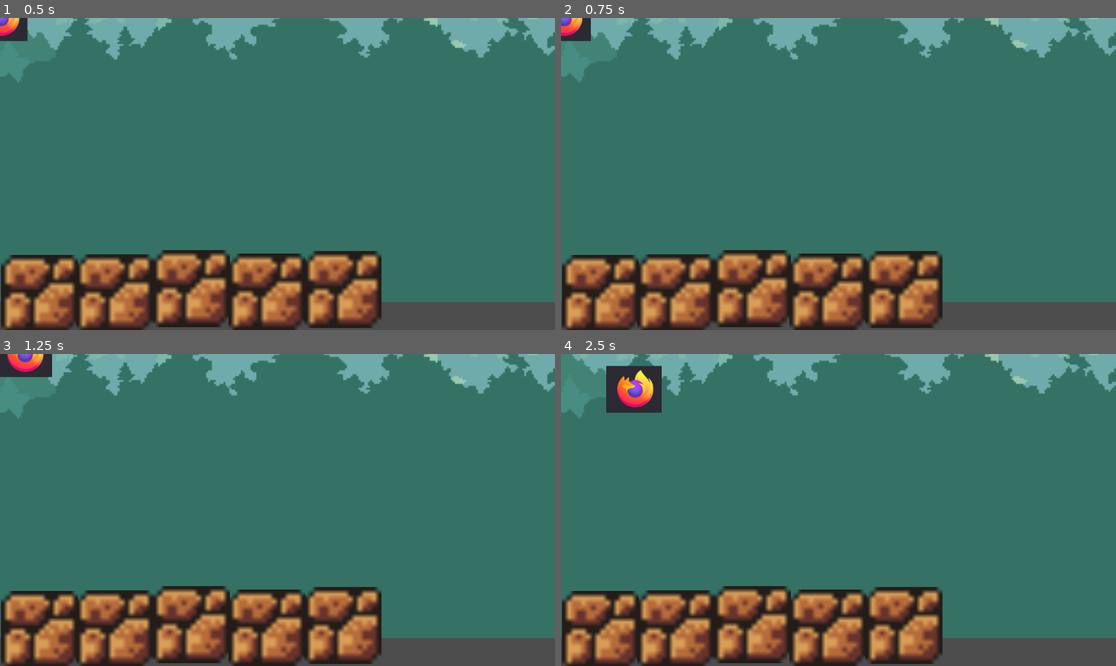
Above: before the commit, frames 1-4 (two rows, left to right).
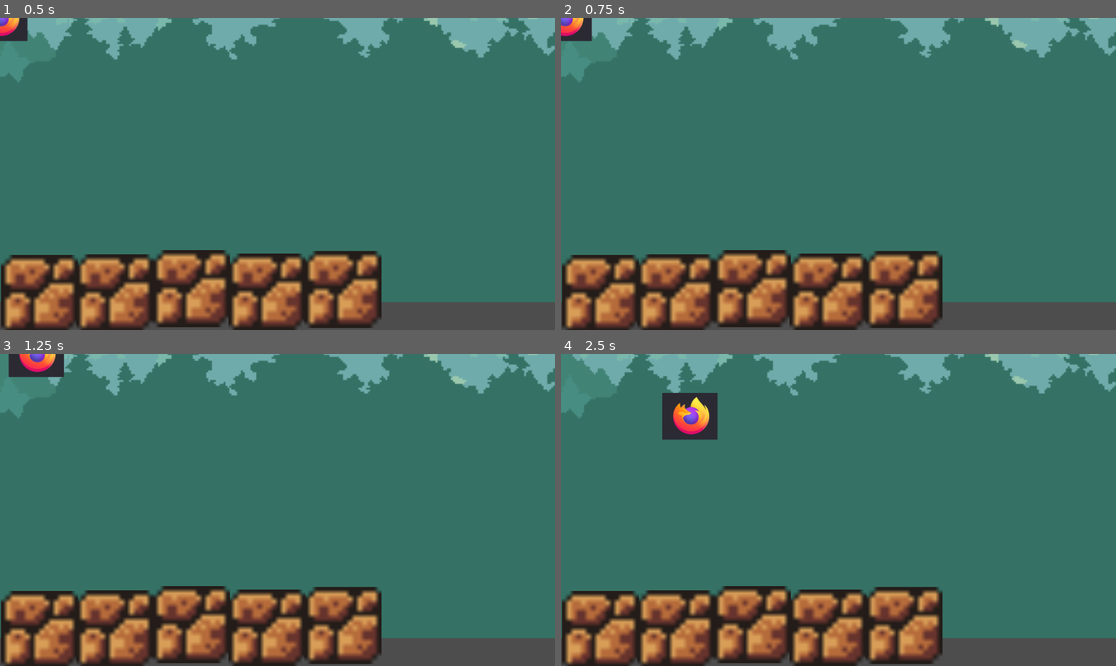
Above: after the commit, the same moments.

Repository: RKLGameDev/RKLGameDev
Game: Godot game, scene res://world_test.tscn
The game is run twice, just before and just after one commit, with the same random seed, the same clock (stepped at 60 frames per second) and the same inputs.
Inputs:
- Up to frame 1 (0.5 s): no input
- Up to frame 2 (0.75 s): tap Enter at 0.5 s; hold Right (ui_right) from 0.53 s (still down)
- Up to frame 3 (1.25 s): keep holding Right (ui_right)
- Up to frame 4 (2.5 s): release Right (ui_right) at 1.28 s; hold Down (ui_down) 1.28-2.03 s; hold Right (ui_right) from 2.03 s (still down)

Frame 1 is identical in both runs. In frame 2, less than 0.1% of the frame differs, in the area x 0-6%, y 0-8%; in frame 3, 0.7%; in frame 4, 3.0%, in the area x 8-29%, y 3-28%.

Commit message:
Auto-sync: 2025-06-07 18:17:01

Diff:
--- a/firstplatformer/player_test.gd
+++ b/firstplatformer/player_test.gd
@@ -1,10 +1,10 @@
 extends CharacterBody2D
 
-const speed = 140
+const speed = 300
 var vel = Vector2.ZERO
-const friction = 20
+const friction = 10
 var dir = Vector2(0,1)
-var acc = 200
+var acc = 300
 
 func _physics_process(delta):
 	var input_vec = Vector2.ZERO
